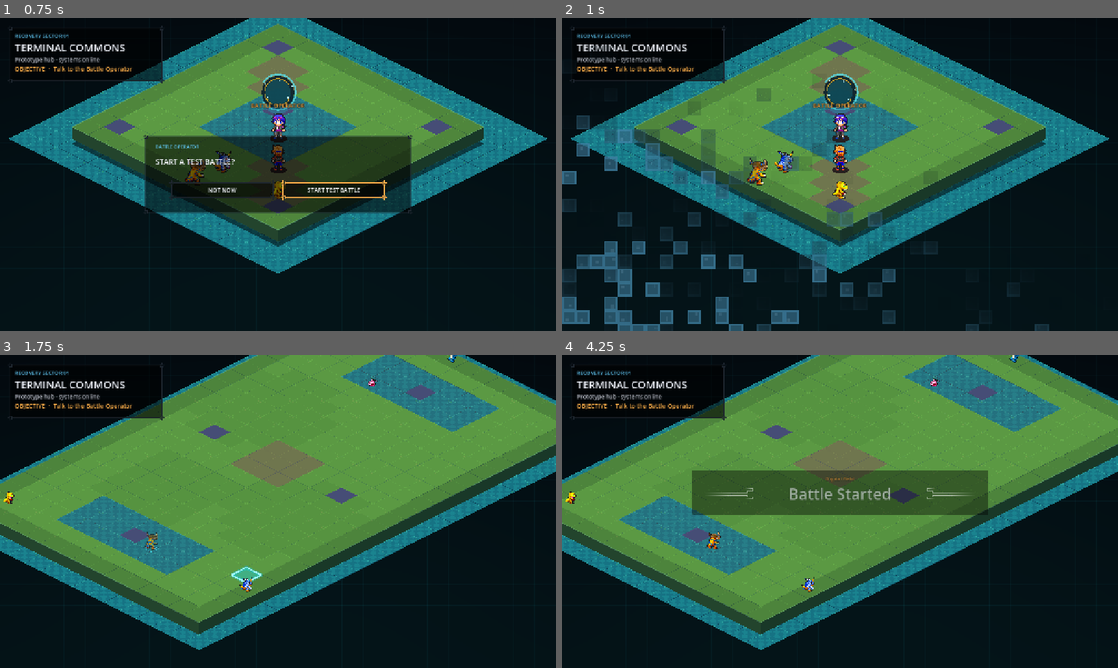
Above: before the commit, frames 1-4 (two rows, left to right).
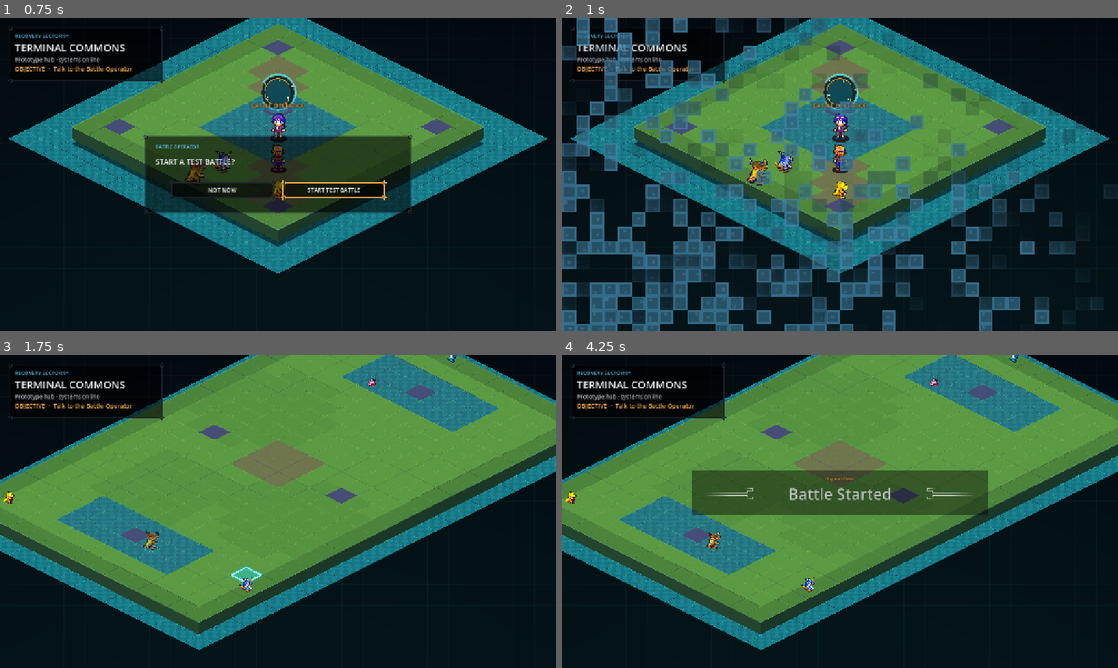
Above: after the commit, the same moments.

Repository: EwertonMendes/DigiGame
Game: Godot game, scene res://scenes/world/hub.tscn
The game is run twice, just before and just after one commit, with the same random seed, the same clock (stepped at 60 frames per second) and the same inputs.
Inputs (mouse positions are in pixels of both pictures, inside the frame that each line leads up to):
- Up to frame 1 (0.75 s): tap Enter (ui_accept) at 0.5 s; move the mouse to (400, 158) at 0.52 s; hold Right (ui_right) from 0.53 s (still down); tap Mouse wheel down (wheel_down) at 0.6 s; click (400, 158) at 0.67 s
- Up to frame 2 (1 s): keep holding Right (ui_right); tap Enter (ui_accept) at 0.77 s
- Up to frame 3 (1.75 s): release Right (ui_right) at 1.25 s; drag from (166, 527) to (250, 574) at 1.27 s
- Up to frame 4 (4.25 s): move the mouse to (895, 442) at 2.02 s; hold Right (ui_right) 2.03-2.75 s; tap Backspace at 2.1 s; drag from (812, 574) to (673, 464) at 2.77 s; move the mouse to (1006, 558) at 3.52 s; hold Left (ui_left) from 3.53 s (still down); tap Keypad Enter at 3.6 s; tap Enter (ui_accept) at 3.77 s

Frame 1 is identical in both runs. In frame 2, 24% of the frame differs, in the area x 0-100%, y 0-100%; in frame 3, 0.1%; in frame 4, 0.3%.
Error in both runs: Invalid assignment of property or key 'explosiveness_ratio' with value of type 'float' on a base object of type 'CPUParticles2D'. (res://src/battle/DigimonBatt…

Commit message:
perf(hub): prepare battle before transition begins

Diff:
--- a/src/world/HubDigitalTransition.gd
+++ b/src/world/HubDigitalTransition.gd
@@ -1,4 +1,19 @@
 extends "res://src/world/HubProgressionGameplay.gd"
+
+
+func _ready() -> void:
+	super._ready()
+	# Dependencies start streaming while the player is still exploring the hub.
+	# This is threaded and does not instantiate the battle scene yet.
+	DigitalSceneTransition.preload_scene(BATTLE_SCENE_PATH)
+
+
+func _open_dialog() -> void:
+	super._open_dialog()
+	if _dialog_open:
+		# The operator dialog is a natural idle moment. Build the detached battle
+		# field and Digimon here so pressing START only has to run the visual gate.
+		DigitalSceneTransition.prepare_scene(BATTLE_SCENE_PATH)
 
 
 func _start_test_battle() -> void:
